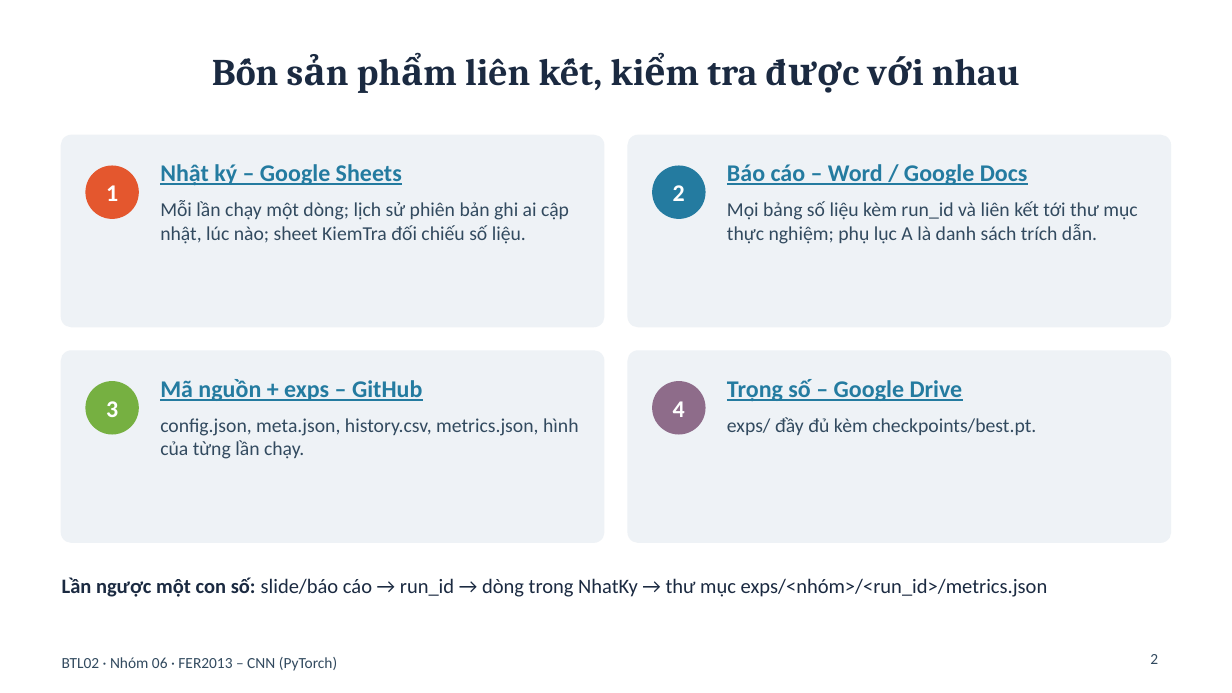
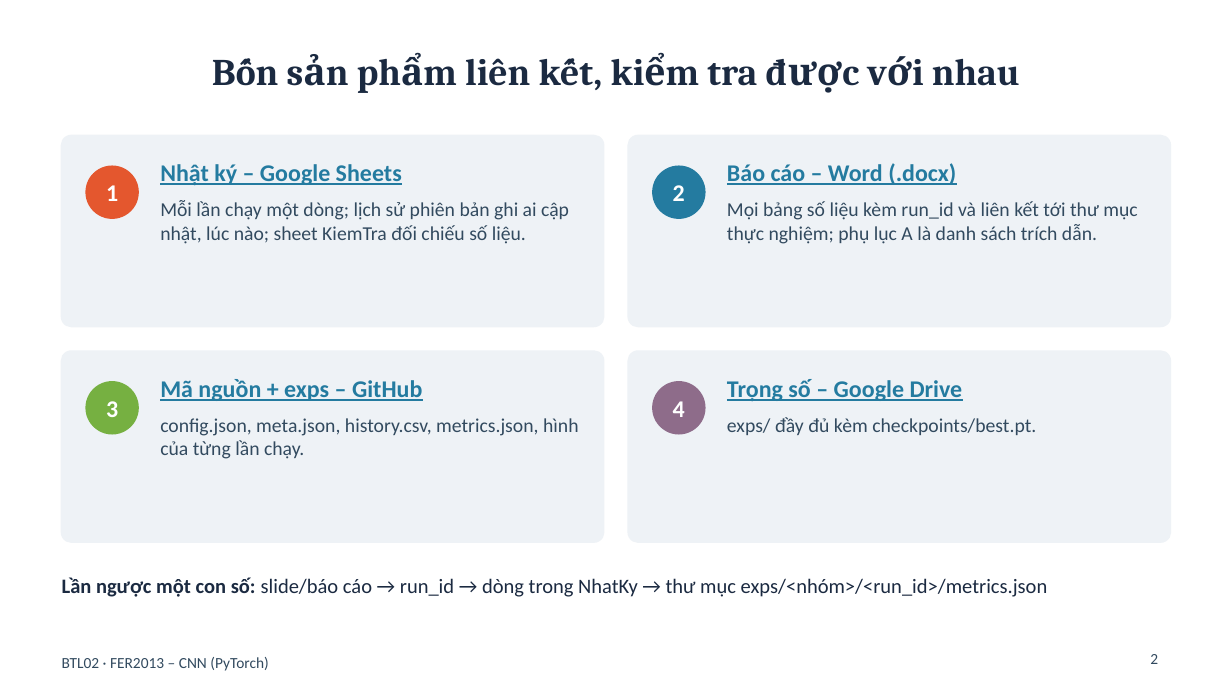
Before and after one commit to lechauky/BTL02_EmotionRecognition, a slide deck: slide 2 of report/BTL02_Slide_Nhom06.pptx. Drawn at 1232x693 pixels with LibreOffice and Linux fonts; fonts in the diff are those of the drawing. Boxes give left, top, right and bottom in pixels: in the first picture for what was removed or moved away, otherwise in the second. Text is boxed around its words. In the diff, an @@ line names an element or a change of style, - is before the commit and + after.

```diff
--- a/report/BTL02_Slide_Nhom06.pptx
+++ b/report/BTL02_Slide_Nhom06.pptx
@@ text at [727,163,956,185]: text changed @@
-Báo cáo – Word / Google Docs
+Báo cáo – Word (.docx)
@@ text at [62,657,268,671]: text changed @@
-BTL02 · Nhóm 06 · FER2013 – CNN (PyTorch)
+BTL02 · FER2013 – CNN (PyTorch)
```
Also in this commit, not shown: 14 other slides changed, 8 other files.
